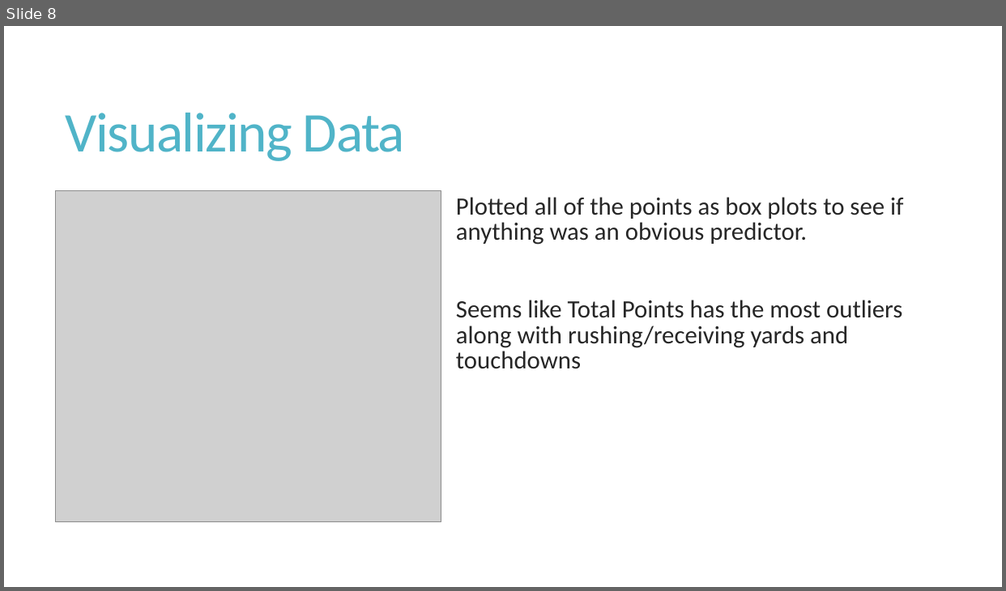
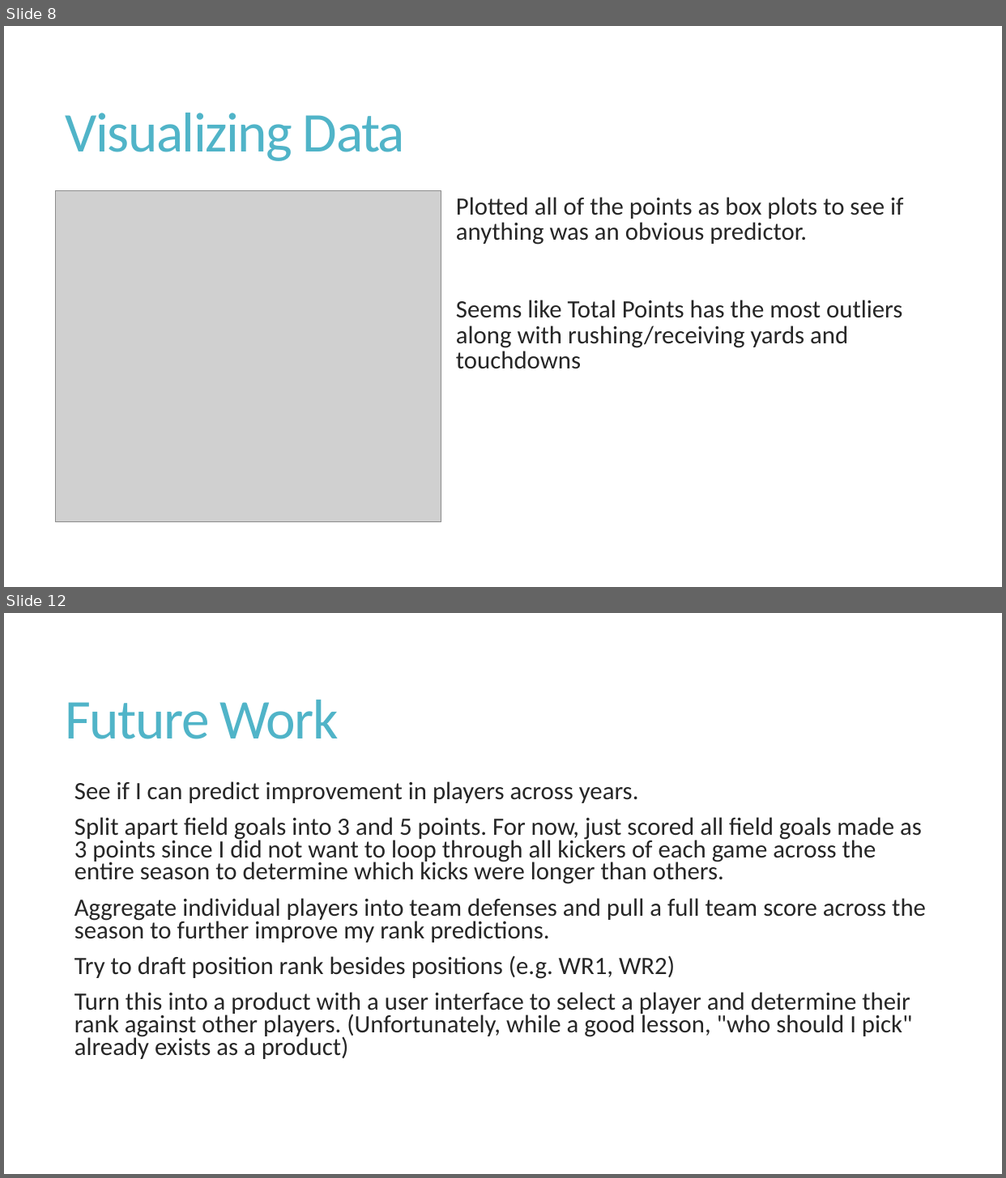
Before and after one commit to wendybo/GA_Class_Project, a slide deck: NFLRank_final_WY.pptx. Shown one above the other, each under a label of ours: slide 8 before the commit, slides 8 and 12 after it; the slides between them are not shown. The pictures are 1006x591 and 1006x1178 pixels, drawn with LibreOffice and Linux fonts; fonts in the diff are those of the drawing; grey boxes stand for pictures. Boxes give left, top, right and bottom in pixels: in the first picture for what was removed or moved away, otherwise in the second. Text is boxed around its words. In the diff, an @@ line names an element or a change of style, - is before the commit and + after.

```diff
--- a/NFLRank_final_WY.pptx
+++ b/NFLRank_final_WY.pptx
@@ slide 12 added at box(4, 613, 1002, 1174), background #FFFFFF @@
@@ title added at box(66, 700, 338, 739), 54 pt, text #50B4C8 @@
+Future Work
@@ text added at box(74, 781, 926, 1059), 24 pt, text #262626 @@
+  See if I can predict improvement in players across years.
+  Split apart field goals into 3 and 5 points. For now, just scored all field goals made as 3 points since I did not want to loop through all kickers of each game across the entire season to determine which kicks were longer than others.
+  Aggregate individual players into team defenses and pull a full team score across the season to further improve my rank predictions.
+  Try to draft position rank besides positions (e.g. WR1, WR2)
+  Turn this into a product with a user interface to select a player and determine their rank against other players. (Unfortunately, while a good lesson, "who should I pick" already exists as a product)
```
Also in this commit, not shown: 1 slide changed, 2 other slides added, 2 slides removed, 2 other files.
